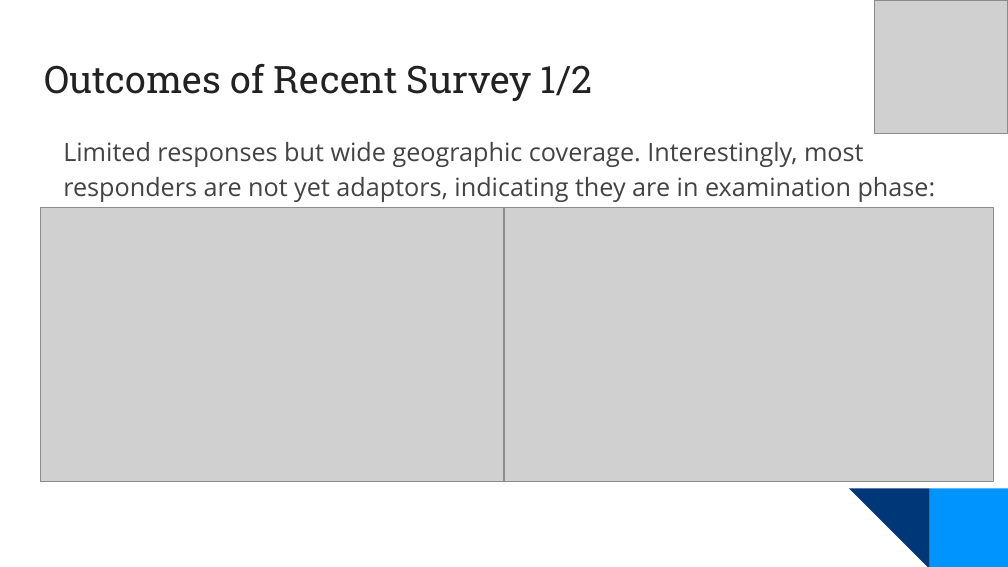
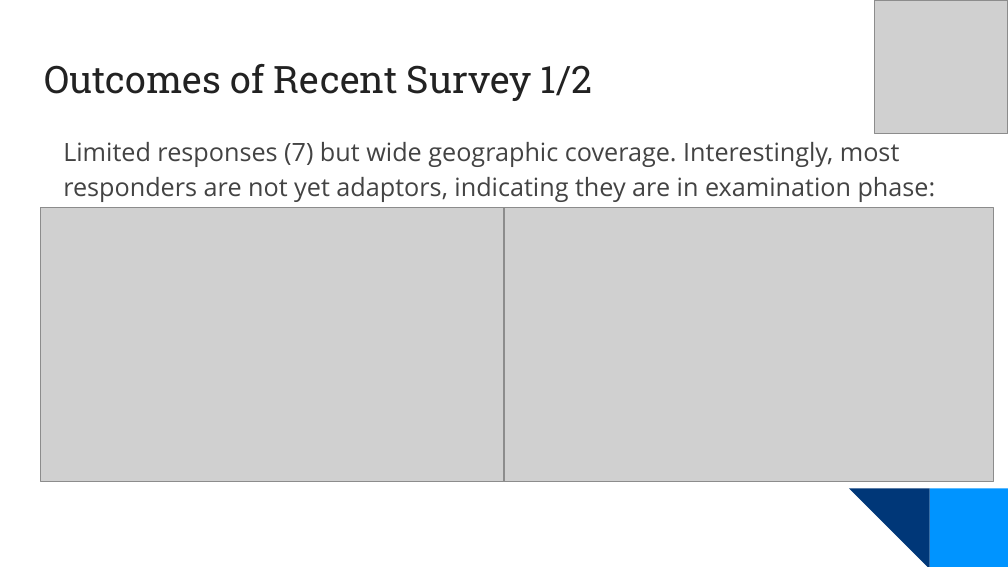
Before and after one commit to OpenChain-Project/Meeting-Slides, a slide deck: slide 10 of 2025/specification-education-monthly/2025-11-Europe-Asia.pptx. Drawn at 1008x567 pixels with LibreOffice and Linux fonts; fonts in the diff are those of the drawing; grey boxes stand for pictures; background and template pictures are left out. Boxes give left, top, right and bottom in pixels: in the first picture for what was removed or moved away, otherwise in the second. Text is boxed around its words. In the diff, an @@ line names an element or a change of style, - is before the commit and + after.

Commit message:
added more meeting slides

```diff
--- a/2025/specification-education-monthly/2025-11-Europe-Asia.pptx
+++ b/2025/specification-education-monthly/2025-11-Europe-Asia.pptx
@@ text at (63, 142, 936, 202): text changed @@
-Limited responses but wide geographic coverage. Interestingly, most responders are not yet adaptors, indicating they are in examination phase:
+Limited responses (7) but wide geographic coverage. Interestingly, most responders are not yet adaptors, indicating they are in examination phase:
```
Also in this commit, not shown: 1 other file.
